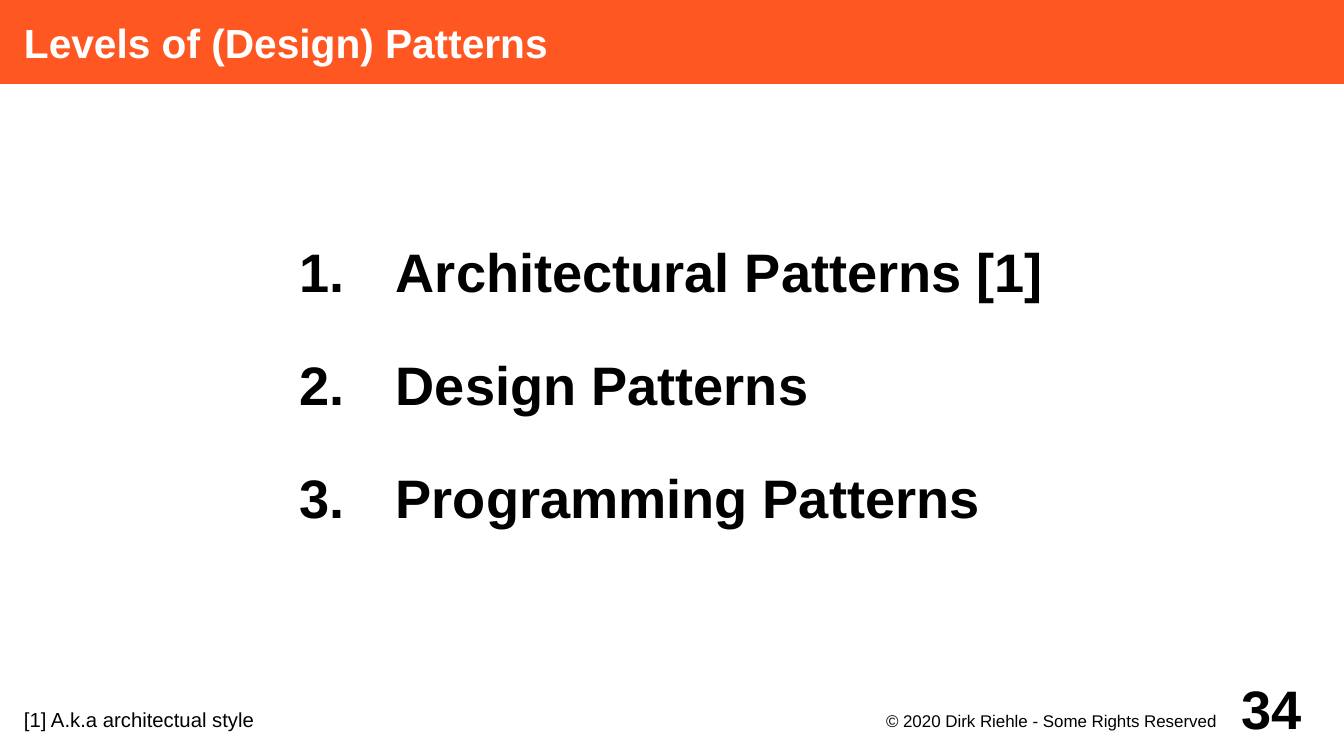
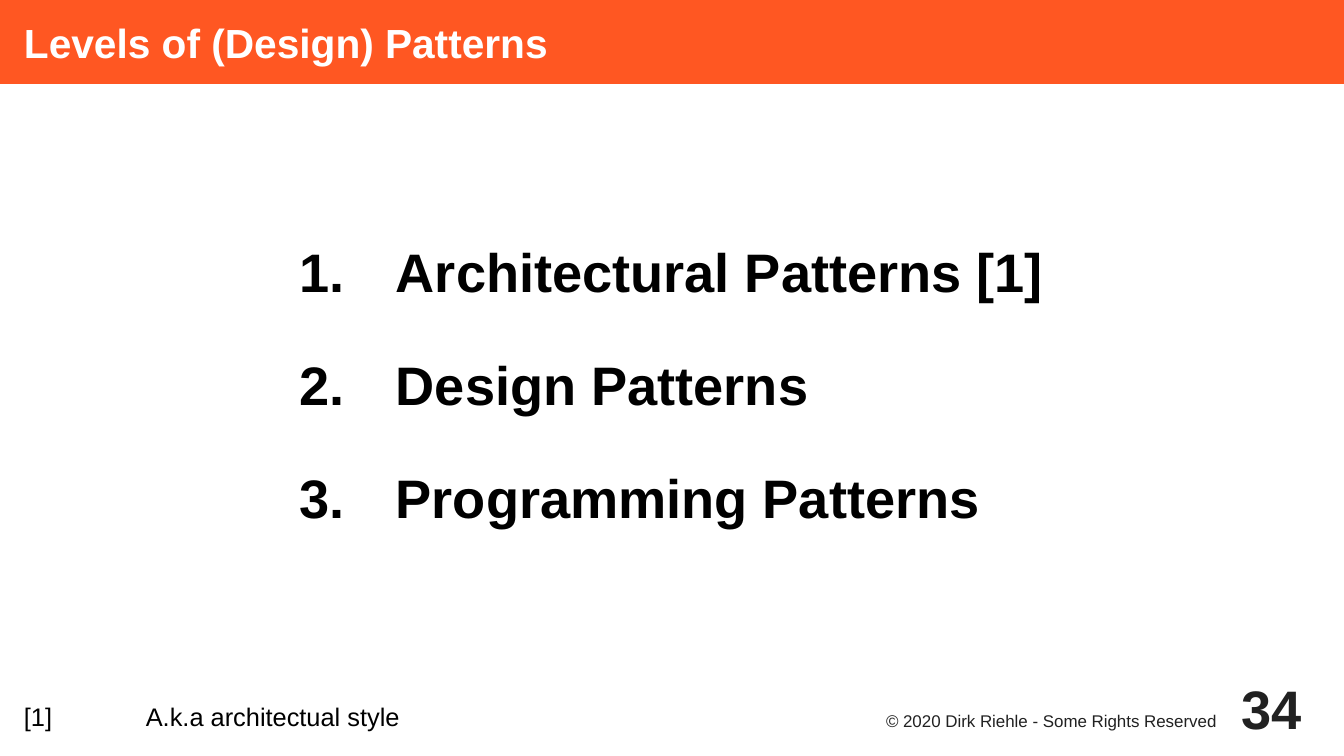
Before and after one commit to dirkriehle/adap-course, a slide deck: slide 34 of Lecture Slides/ADAP C08 - Design Patterns.odp. Drawn at 1344x756 pixels with LibreOffice and Linux fonts; fonts in the diff are those of the drawing. Boxes give left, top, right and bottom in pixels: in the first picture for what was removed or moved away, otherwise in the second. Text is boxed around its words. In the diff, an @@ line names an element or a change of style, - is before the commit and + after.

```diff
--- a/Lecture Slides/ADAP C08 - Design Patterns.odp
+++ b/Lecture Slides/ADAP C08 - Design Patterns.odp
@@ text "[1] A.k.a architectual style" at (x1=24, y1=707, x2=399, y2=732): size 12 to 15 pt @@
@@ page number at (x1=1242, y1=691, x2=1302, y2=730): text colour #000000 to #212121 @@
@@ text "© 2020 Dirk Riehle - ..." at (x1=903, y1=714, x2=1216, y2=731): text colour #000000 to #212121 @@
```
Also in this commit, not shown: 36 other slides changed, 3 other files.
